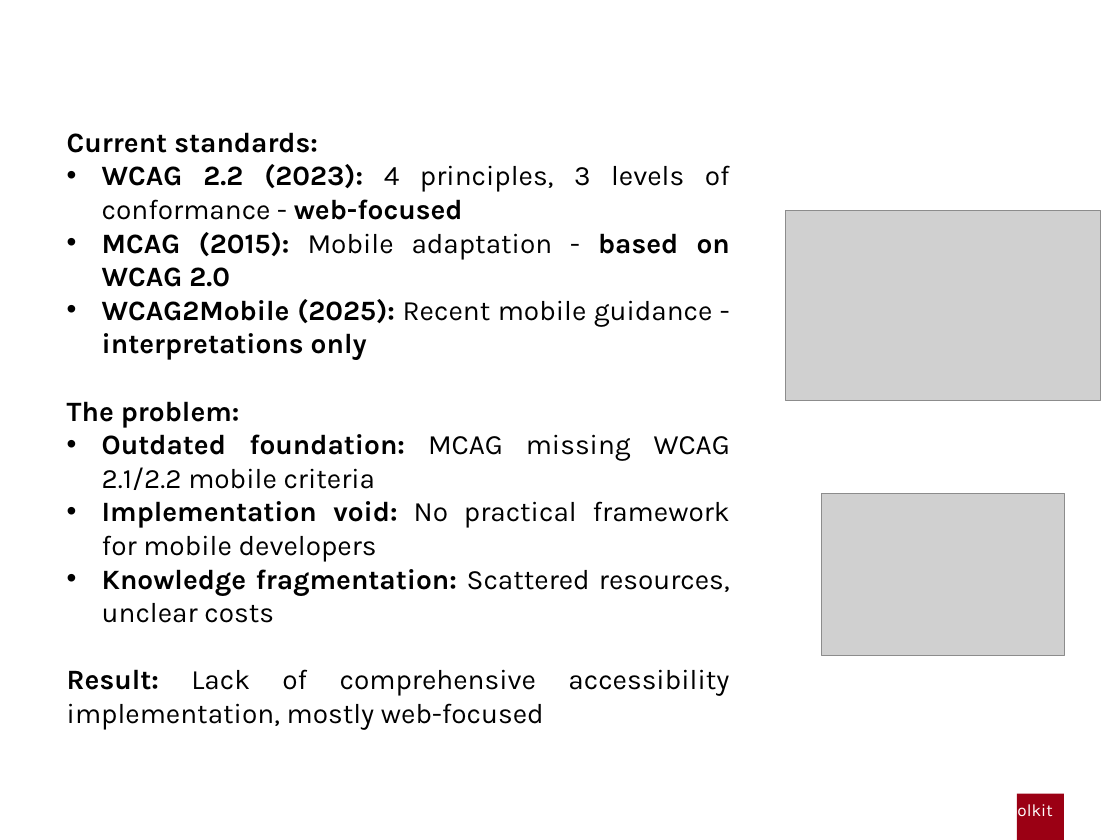
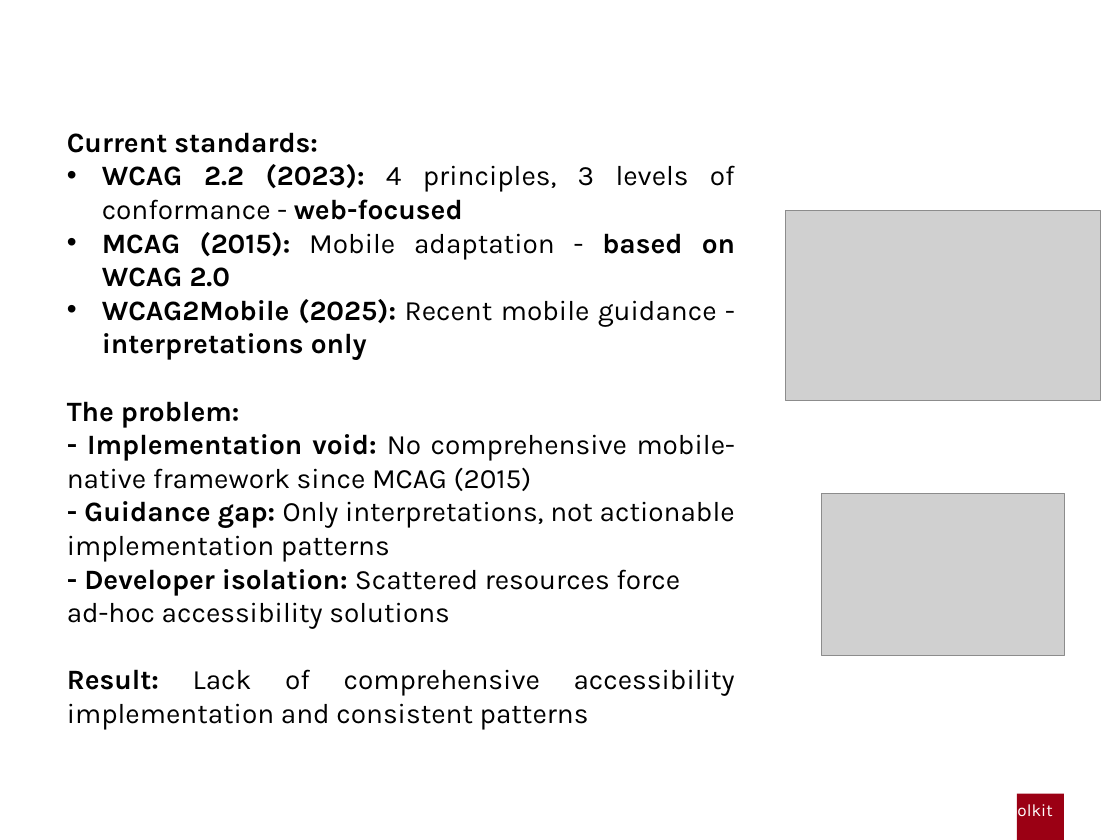
Before and after one commit to gabrielrovesti/Master-Thesis-UniPD, a slide deck: slide 3 of Thesis Presentation/Presentation Gabriel Rovesti.pptx (slide 4 before the commit). Drawn at 1120x840 pixels with LibreOffice and Linux fonts; fonts in the diff are those of the drawing; grey boxes stand for pictures; background and template pictures are left out. Boxes give left, top, right and bottom in pixels: in the first picture for what was removed or moved away, otherwise in the second. Text is boxed around its words. In the diff, an @@ line names an element or a change of style, - is before the commit and + after.

```diff
--- a/Thesis Presentation/Presentation Gabriel Rovesti.pptx
+++ b/Thesis Presentation/Presentation Gabriel Rovesti.pptx
@@ text at [67,434,735,730]: text changed @@
-• Outdated foundation: MCAG missing WCAG 2.1/2.2 mobile criteria
-• Implementation void: No practical framework for mobile developers
-• Knowledge fragmentation: Scattered resources, unclear costs
-Result: Lack of comprehensive accessibility implementation, mostly web-focused
+- Implementation void: No comprehensive mobile-native framework since MCAG (2015)
+- Guidance gap: Only interpretations, not actionable implementation patterns
+- Developer isolation: Scattered resources force
+ad-hoc accessibility solutions
+Result: Lack of comprehensive accessibility implementation and consistent patterns
```
Also in this commit, not shown: 10 other slides changed, 1 slide added, 1 slide removed, 3 other files.
